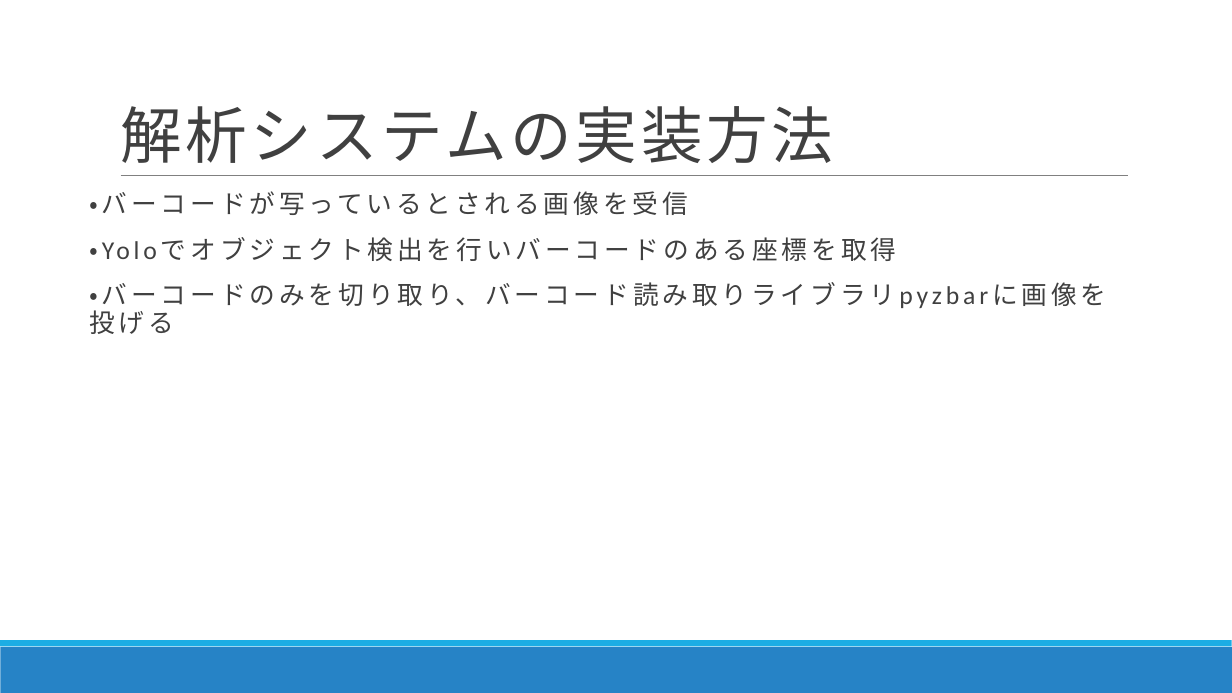
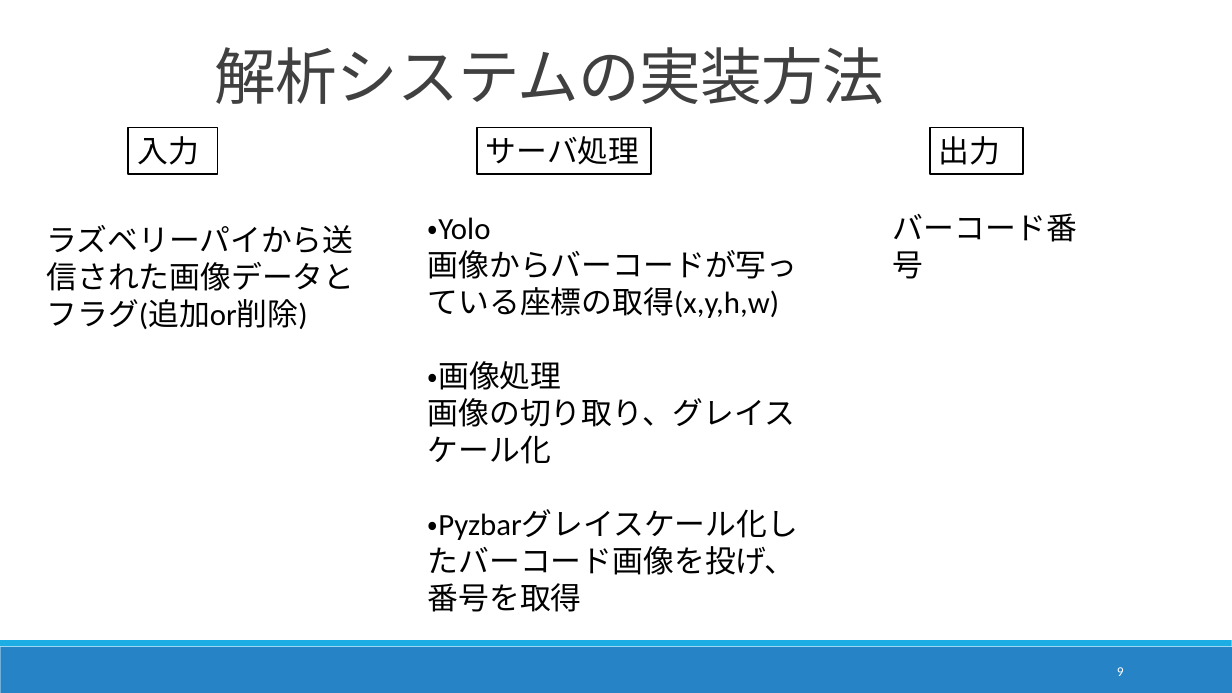
Before and after one commit to DJ956/YoloBarcodeReader, a slide deck: slide 9 of プレゼン/中間報告_danbara.pptx (slide 12 before the commit). Drawn at 1232x693 pixels with LibreOffice and Linux fonts; fonts in the diff are those of the drawing. Boxes give left, top, right and bottom in pixels: in the first picture for what was removed or moved away, otherwise in the second. Text is boxed around its words. In the diff, an @@ line names an element or a change of style, - is before the commit and + after.

```diff
--- a/プレゼン/中間報告_danbara.pptx
+++ b/プレゼン/中間報告_danbara.pptx
@@ title "解析システムの実装方法": place and size @@
-title "解析システムの実装方法" at [120,106,833,163]
+title "解析システムの実装方法" at [215,47,884,104]
@@ title "解析システムの実装方法" at [215,47,884,104]: letter spacing 3 to -0.5 pt @@
@@ rectangle added at [128,128,218,174], fill #FFFFFF, outline #000000 1.25 pt, 24 pt, text #000000 @@
+入力
@@ rectangle added at [477,128,651,174], fill #FFFFFF, outline #000000 1.25 pt, 24 pt, text #000000 @@
+サーバ処理
@@ rectangle added at [930,128,1023,174], fill #FFFFFF, outline #000000 1.25 pt, 24 pt, text #000000 @@
+出力
@@ line removed from (121, 176) to (1128, 176) @@
@@ text removed at [89,191,896,311] @@
-  ・バーコードが写っているとされる画像を受信
-  ・Yoloでオブジェクト検出を行いバーコードのある座標を取得
-  ・バーコードのみを切り取り、バーコード読み取りライブラリpyzbarに画像を投げる
@@ text added at [46,225,354,329], 24 pt, text #000000 @@
+ラズベリーパイから送信された画像データと
+フラグ(追加or削除)
@@ text added at [428,217,798,612], 24 pt, text #000000 @@
+・Yolo
+画像からバーコードが写っている座標の取得(x,y,h,w)
+・画像処理
+画像の切り取り、グレイスケール化
+・Pyzbarグレイスケール化したバーコード画像を投げ、番号を取得
@@ text added at [893,213,1078,279], 24 pt, text #000000 @@
+バーコード番号
@@ page number added at [1117,667,1124,676], 10.5 pt, text #FFFFFF @@
+9
```
Also in this commit, not shown: 7 other slides changed, 3 slides added, 6 slides removed.
